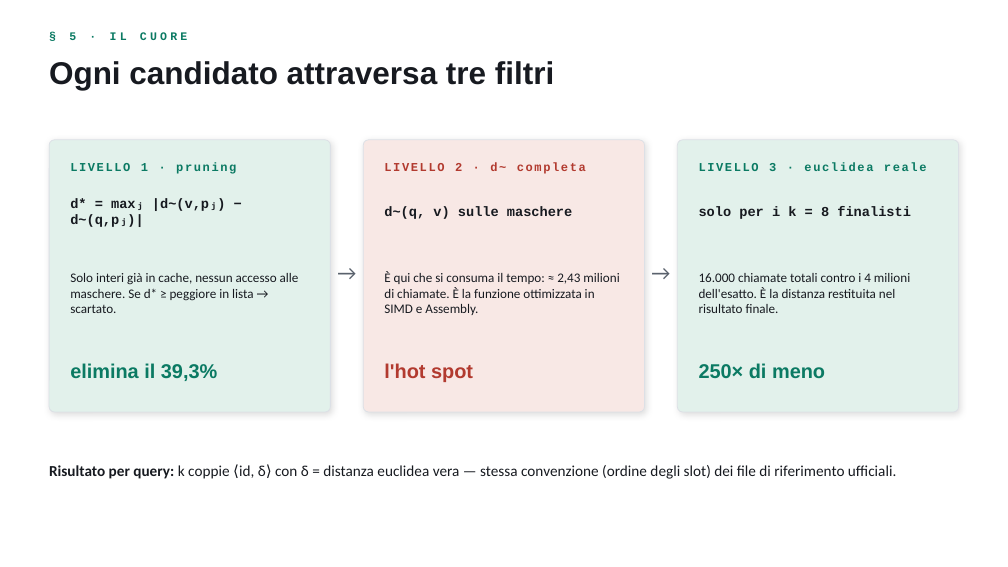
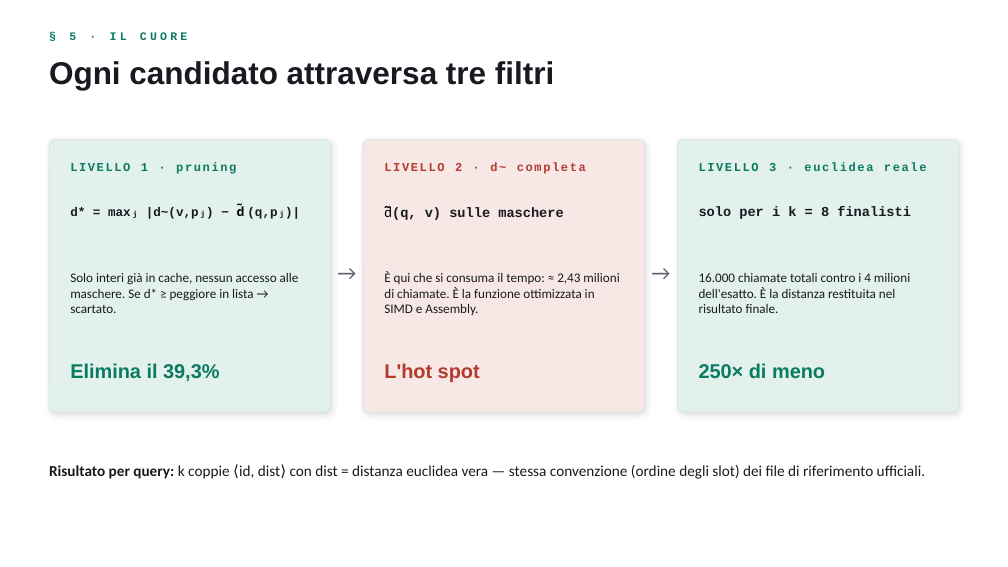
Before and after one commit to Mikidefu/ProgettoKnnArchitetture, a slide deck: slide 6 of doc/Presentazione_Progetto_KNN.pptx. Drawn at 1008x567 pixels with LibreOffice and Linux fonts; fonts in the diff are those of the drawing. Boxes give left, top, right and bottom in pixels: in the first picture for what was removed or moved away, otherwise in the second. Text is boxed around its words. In the diff, an @@ line names an element or a change of style, - is before the commit and + after.

```diff
--- a/doc/Presentazione_Progetto_KNN.pptx
+++ b/doc/Presentazione_Progetto_KNN.pptx
@@ text at (x1=70, y1=204, x2=277, y2=220): text changed; size 13 to 12 pt @@
-d* = maxⱼ |d~(v,pⱼ) − d~(q,pⱼ)|
+d* = maxⱼ |d~(v,pⱼ) − d̃ (q,pⱼ)|
@@ text at (x1=384, y1=206, x2=563, y2=220): text changed @@
-d~(q, v) sulle maschere
+d̃(q, v) sulle maschere
@@ text at (x1=70, y1=363, x2=219, y2=381): text changed @@
-elimina il 39,3%
+Elimina il 39,3%
@@ text at (x1=384, y1=363, x2=480, y2=382): text changed @@
-l'hot spot
+L'hot spot
@@ text at (x1=49, y1=465, x2=925, y2=479): text changed @@
-Risultato per query: k coppie ⟨id, δ⟩ con δ = distanza euclidea vera — stessa convenzione (ordine degli slot) dei file di riferimento ufficiali.
+Risultato per query: k coppie ⟨id, dist⟩ con dist = distanza euclidea vera — stessa convenzione (ordine degli slot) dei file di riferimento ufficiali.
```
Also in this commit, not shown: 7 other slides changed, 1 other file.
